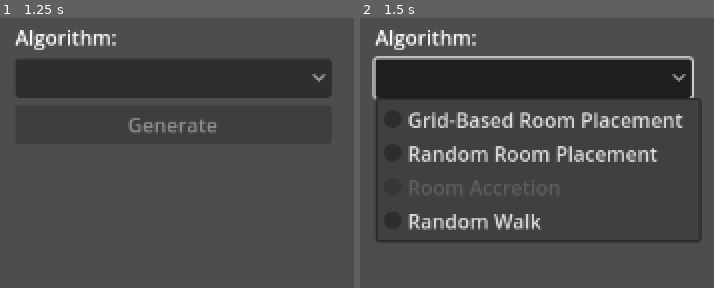
Above: before the commit, frames 1-2 (left to right).
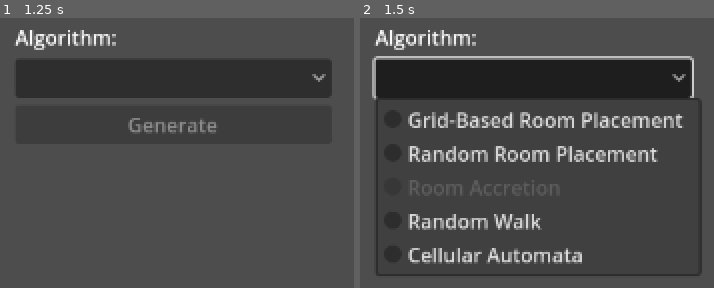
Above: after the commit, the same moments.

Repository: klistwan/COMP4121
Game: Godot game, scene res://src/main.tscn
Same seed, same stepped clock (60 frames per second), same inputs: the game is played once before the commit and once after it.
Inputs (mouse positions are in pixels of both pictures, inside the frame that each line leads up to):
- Up to frame 1 (1.25 s): tap Enter at 0.5 s
- Up to frame 2 (1.5 s): click (533, 77) at 1.25 s

Frame 1 is identical in both runs. In frame 2, 2.3% of the frame differs, in the area x 4-97%, y 82-96%.

Commit message:
Add cellular automata algorithm

Diff:
--- a/src/gui.gd
+++ b/src/gui.gd
@@ -8,6 +8,7 @@
 	1: "res://src/map/algorithms/random_room_placement.gd",
 	2: "res://src/map/algorithms/room_accretion.gd",
 	3: "res://src/map/algorithms/random_walk.gd",
+	4: "res://src/map/algorithms/cellular_automata.gd",
 }
 
 @onready var generate_button: Button = $CenterContainer/VBoxContainer/Generate
--- a/src/gui.tscn
+++ b/src/gui.tscn
@@ -29,7 +29,7 @@
 
 [node name="AlgorithmOptions" type="OptionButton" parent="CenterContainer/VBoxContainer"]
 layout_mode = 2
-item_count = 4
+item_count = 5
 popup/item_0/text = "Grid-Based Room Placement"
 popup/item_0/id = 1
 popup/item_1/text = "Random Room Placement"
@@ -39,6 +39,8 @@
 popup/item_2/disabled = true
 popup/item_3/text = "Random Walk"
 popup/item_3/id = 3
+popup/item_4/text = "Cellular Automata"
+popup/item_4/id = 4
 
 [node name="Generate" type="Button" parent="CenterContainer/VBoxContainer"]
 layout_mode = 2
--- /dev/null
+++ b/src/map/algorithms/cellular_automata.gd
@@ -0,0 +1,75 @@
+class_name CellularAutomata
+extends Node
+
+signal finished
+
+const STEP_PAUSE_INTERVAL := .1
+
+@export_category("Map Dimensions")
+@export var map_width: int = 45
+@export var map_height: int = 45
+
+@export_category("Algorithm Parameters")
+@export var initial_alive_percentage: float = 0.50
+@export var max_generations: int = 100
+
+var _rng := RandomNumberGenerator.new()
+
+
+func _ready() -> void:
+	_rng.randomize()
+	print_debug("_rng.seed=", _rng.seed)
+
+
+func generate_dungeon(tile_map: TileMap) -> MapData:
+	var dungeon := MapData.new(map_width, map_height)
+	tile_map.update(dungeon)
+
+	# Randomly initialize 50% of cells as alive.
+	for x in range(1, map_width - 1):
+		for y in range(1, map_height - 1):
+			if _rng.randf() < initial_alive_percentage:
+				dungeon.get_tile(Vector2i(x, y)).set_tile_type(dungeon.TILE_TYPES.floor)
+
+	# Apply rules for each generation.
+	for g in range(max_generations):
+		var position_to_next_state := {}
+		for x in range(1, map_width - 1):
+			for y in range(1, map_height - 1):
+				var count: int = count_live_neighbours(Vector2i(x, y), dungeon)
+				# Apply rule B4678/S35678 (Anneal).
+				if dungeon.get_tile(Vector2i(x, y)).is_walkable():
+					if count in [3, 5, 6, 7, 8]:
+						position_to_next_state[Vector2i(x, y)] = 1
+					else:
+						position_to_next_state[Vector2i(x, y)] = 0
+				else:
+					if count in [4, 6, 7, 8]:
+						position_to_next_state[Vector2i(x, y)] = 1
+					else:
+						position_to_next_state[Vector2i(x, y)] = 0
+		# Update MapData and TileMap.
+		for position in position_to_next_state:
+			if position_to_next_state[position] == 1:
+				dungeon.get_tile(position).set_tile_type(dungeon.TILE_TYPES.floor)
+			else:
+				dungeon.get_tile(position).set_tile_type(dungeon.TILE_TYPES.wall)
+		tile_map.update(dungeon)
+		await get_tree().create_timer(STEP_PAUSE_INTERVAL).timeout
+
+	finished.emit()
+	return dungeon
+
+
+func count_live_neighbours(pos: Vector2i, dungeon: MapData) -> int:
+	var count: int = 0
+	for x in [-1, 0, 1]:
+		for y in [-1, 0, 1]:
+			if dungeon.get_tile(pos + Vector2i(x, y)).is_walkable():
+				count += 1
+	return count
+
+
+func _carve_tile(dungeon: MapData, position: Vector2i) -> void:
+	var tile: Tile = dungeon.get_tile(position)
+	tile.set_tile_type(dungeon.TILE_TYPES.floor)
